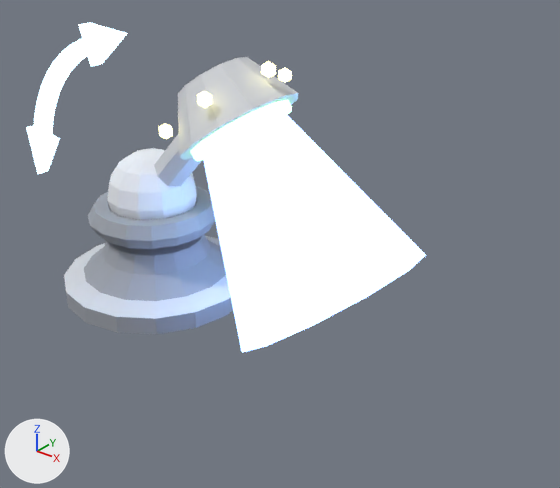
The glTF model models/item_swivel.glb, before and after one commit.
Both versions are drawn from a camera (50 mm lens) standing at (1.586, -1.395, 1.146) and looking at (0.456, 0.018, 0.27). Every picture has the same lights, and +X, +Y and +Z are marked at lower left. The older version comes first. Vertices at exactly the same position are counted once.

Objects in the first picture: 'item_swivel'.
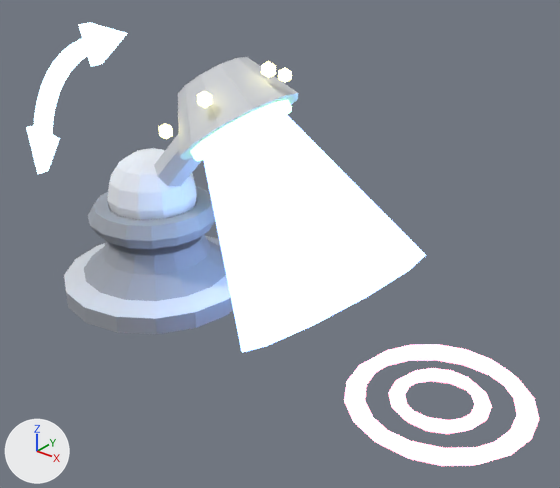
The change, as a list of edits to the scene's bpy script:
```text
Add mat_laser_glow:
    mat_laser_glow = principled_material('laser_glow')
    mat_laser_glow.base_color = (1.0, 0.3, 0.42)  # pink #ff95ad
    mat_laser_glow.roughness = 1.0
    mat_laser_glow.emission_color = (1.0, 0.3, 0.42)  # pink #ff95ad
    mat_laser_glow.emission_strength = 3.0
Change me_item_swivel:
    used by ob_item_swivel; location = (0.0, 0.0, 0.0)
    remove me_item_swivel.from_pydata(...)  # 490 vertices, 906 faces; spans x -0.481..0.844, y -0.28..0.28, z 0.0..0.768
    add me_item_swivel.from_pydata(...)  # 618 vertices, 1162 faces; spans x -0.481..1.175, y -0.28..0.28, z -0.005..0.768
    me_item_swivel part 1: a new loose piece of 72 vertices spanning x 0.725..1.175, y -0.222..0.222, z -0.005..0.045, in mat_laser_glow (pink #ff95ad, glowing pink #ff95ad)
    me_item_swivel part 2: a new loose piece of 56 vertices spanning x 0.83..1.07, y -0.117..0.117, z 0.0..0.04, in mat_laser_glow (pink #ff95ad, glowing pink #ff95ad)
    add me_item_swivel.materials.append(mat_laser_glow)  # pink #ff95ad, glowing pink #ff95ad
```

Changed parts and their boxes [x1, y1, x2, y2] in the pictures (560 x 488 px):
'item_swivel', reshaped (28% wider, 34% taller)
    before: [26, 23, 426, 353]
    after: [26, 23, 539, 466]
part 1 of me_item_swivel, added
    after: [344, 344, 539, 466]
part 2 of me_item_swivel, added
    after: [388, 368, 492, 434]
